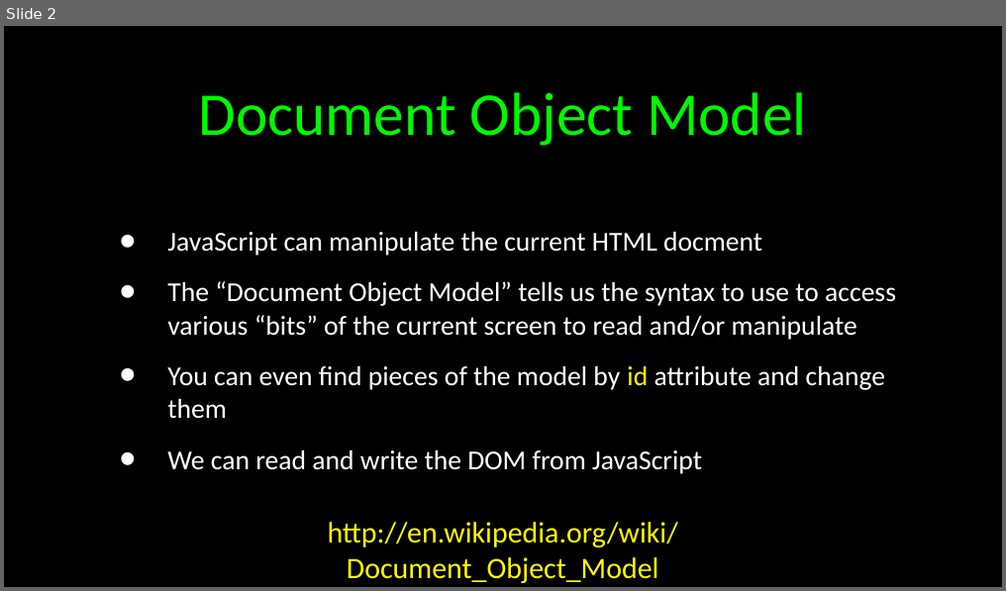
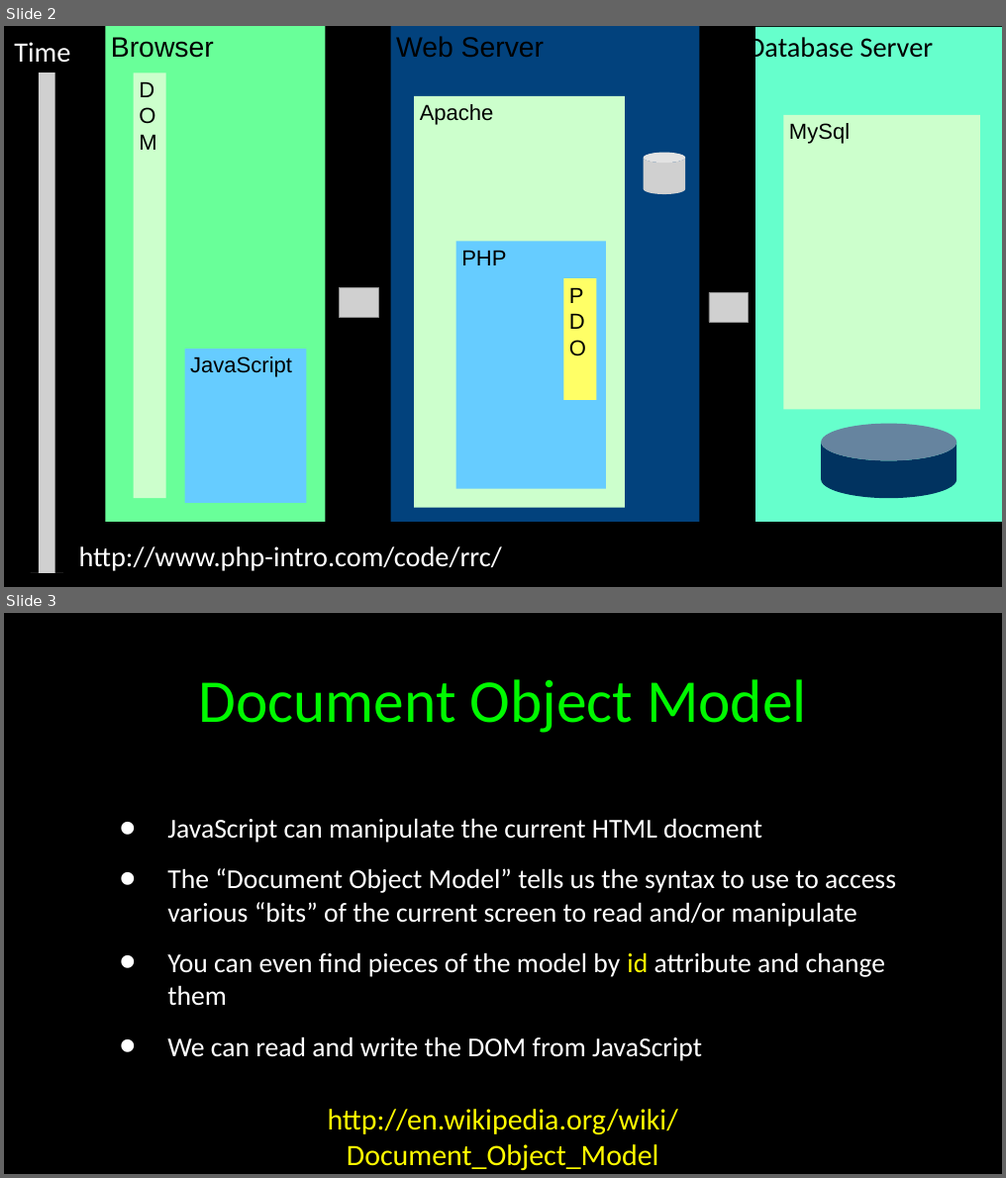
Before and after one commit to csev/wa4e, a slide deck: lectures/PHP-14-JQuery-JSON.ppt. Shown one above the other, each under a label of ours: slide 2 before the commit, slides 2 and 3 after it. The pictures are 1006x591 and 1006x1178 pixels, drawn with LibreOffice and Linux fonts; fonts in the diff are those of the drawing; grey boxes stand for pictures. Boxes give left, top, right and bottom in pixels: in the first picture for what was removed or moved away, otherwise in the second. Text is boxed around its words. In the diff, an @@ line names an element or a change of style, - is before the commit and + after.

```diff
--- a/lectures/PHP-14-JQuery-JSON.ppt
+++ b/lectures/PHP-14-JQuery-JSON.ppt
@@ slide 2 added at bbox=[4, 26, 1002, 587], background #000000 @@
@@ text added at bbox=[14, 42, 70, 62], 36 pt, text #FFFFFF @@
+Time
@@ rectangle added at bbox=[106, 26, 326, 522], fill #69FF99, 36 pt, text #000000 @@
+Browser
@@ rectangle added at bbox=[391, 26, 699, 522], fill #02427D, 36 pt, text #000000 @@
+Web Server
@@ text added at bbox=[747, 33, 934, 64], 36 pt, text #000000 @@
+Database Server
@@ rectangle added at bbox=[755, 27, 1002, 522], fill #66FFCC @@
@@ picture added at bbox=[31, 73, 63, 573] @@
@@ rectangle added at bbox=[134, 73, 166, 498], fill #CCFFCC, 28 pt, text #000000 @@
+D
+OM
@@ rectangle added at bbox=[414, 96, 625, 507], fill #CCFFCC, 28 pt, text #000000 @@
+Apache
@@ rectangle added at bbox=[783, 115, 980, 409], fill #CCFFCC, 28 pt, text #000000 @@
+MySql
@@ picture added at bbox=[644, 153, 685, 194] @@
@@ rectangle added at bbox=[456, 241, 606, 489], fill #66CCFF, 28 pt, text #000000 @@
+PHP
@@ picture added at bbox=[339, 288, 378, 318] @@
@@ rectangle added at bbox=[563, 278, 596, 400], fill #FFFF66, 28 pt, text #000000 @@
+P
+D
+O
@@ picture added at bbox=[709, 292, 747, 322] @@
@@ rectangle added at bbox=[185, 349, 307, 503], fill #66CCFF, 28 pt, text #000000 @@
+JavaScript
@@ cylinder added at bbox=[821, 423, 957, 498], fill #013360 @@
@@ text added at bbox=[79, 547, 502, 571], 36 pt, text #FFFFFF @@
+http://www.php-intro.com/code/rrc/
@@ what was slide 2 is now slide 3 @@
```
Also in this commit, not shown: 9 slides changed, 1 other slide added, 10 other files.
